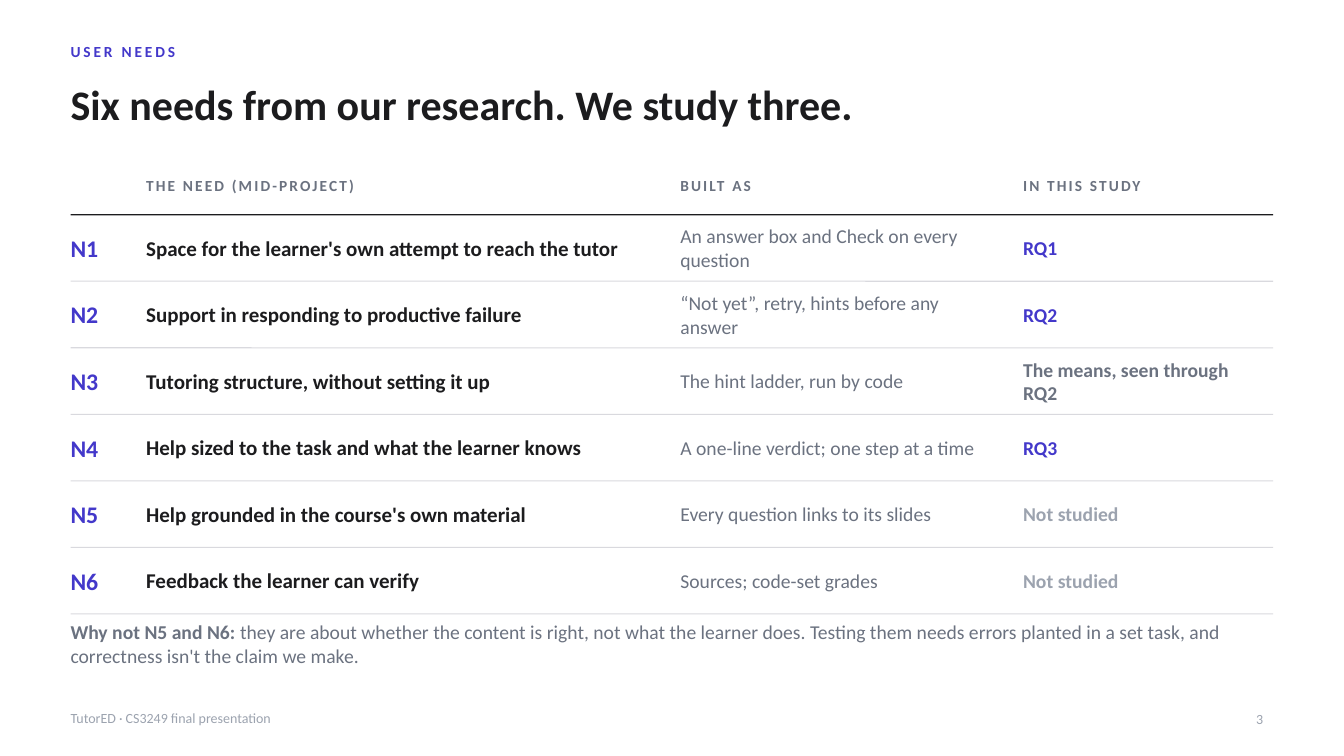
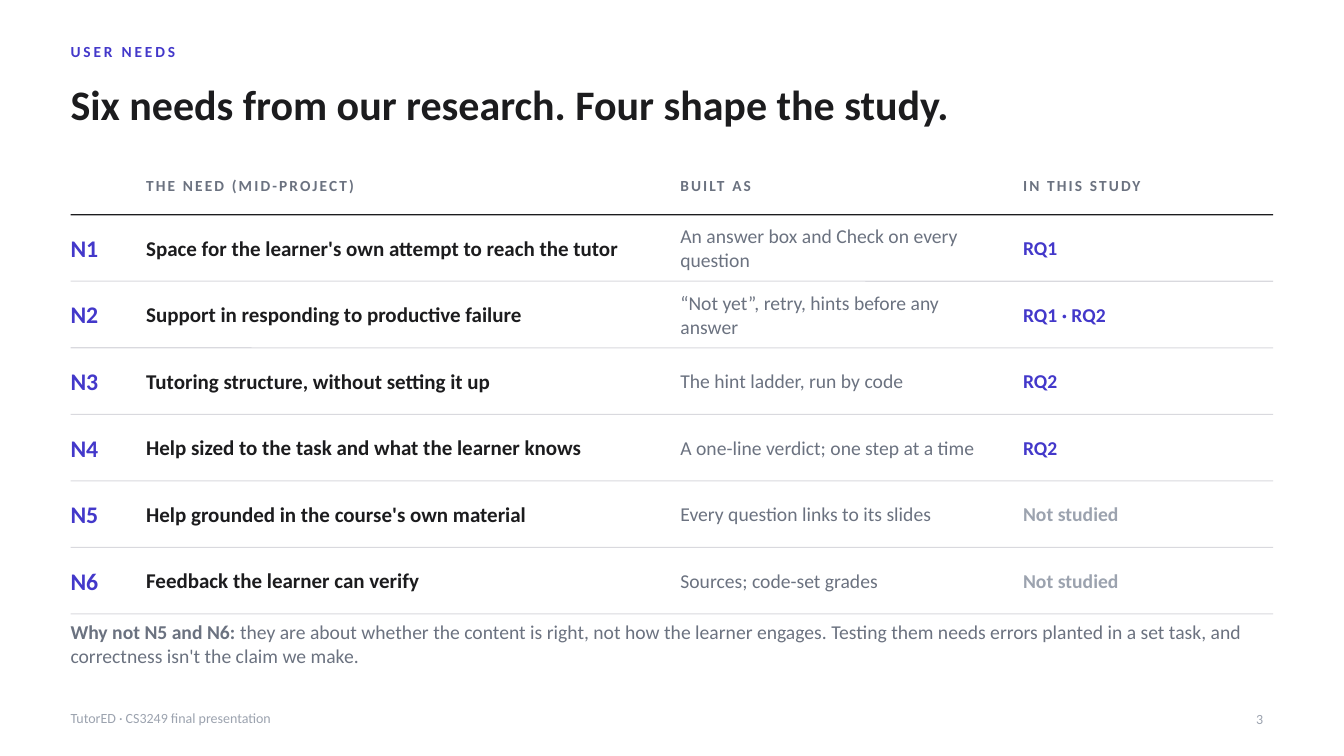
Before and after one commit to lucasisnotcool/ChatterED, a slide deck: slide 3 of docs/group/final-presentation/UserStudy_Lucas.pptx. Drawn at 1344x756 pixels with LibreOffice and Linux fonts; fonts in the diff are those of the drawing. Boxes give left, top, right and bottom in pixels: in the first picture for what was removed or moved away, otherwise in the second. Text is boxed around its words. In the diff, an @@ line names an element or a change of style, - is before the commit and + after.

```diff
--- a/docs/group/final-presentation/UserStudy_Lucas.pptx
+++ b/docs/group/final-presentation/UserStudy_Lucas.pptx
@@ title at box(71, 90, 948, 127): text changed @@
-Six needs from our research. We study three.
+Six needs from our research. Four shape the study.
@@ text at box(1023, 309, 1105, 325): text changed @@
-RQ2
+RQ1 · RQ2
@@ text at box(1023, 375, 1057, 391): text changed; text colour #6B7280 to #4338CA @@
-The means, seen through RQ2
+RQ2
@@ text at box(1023, 442, 1057, 458): text changed @@
-RQ3
+RQ2
@@ text at box(71, 625, 1241, 663): text changed @@
-Why not N5 and N6: they are about whether the content is right, not what the learner does. Testing them needs errors planted in a set task, and correctness isn't the claim we make.
+Why not N5 and N6: they are about whether the content is right, not how the learner engages. Testing them needs errors planted in a set task, and correctness isn't the claim we make.
```
Also in this commit, not shown: 9 other slides changed, 2 slides added, 1 slide removed, 1 other file.
